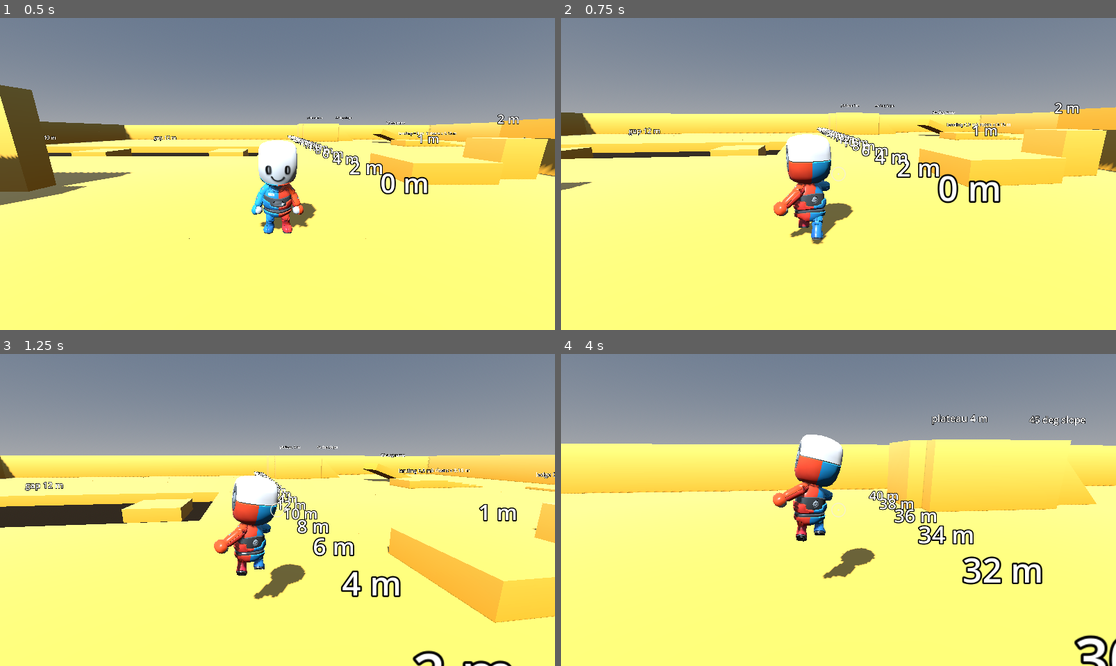
Above: before the commit, frames 1-4 (two rows, left to right).
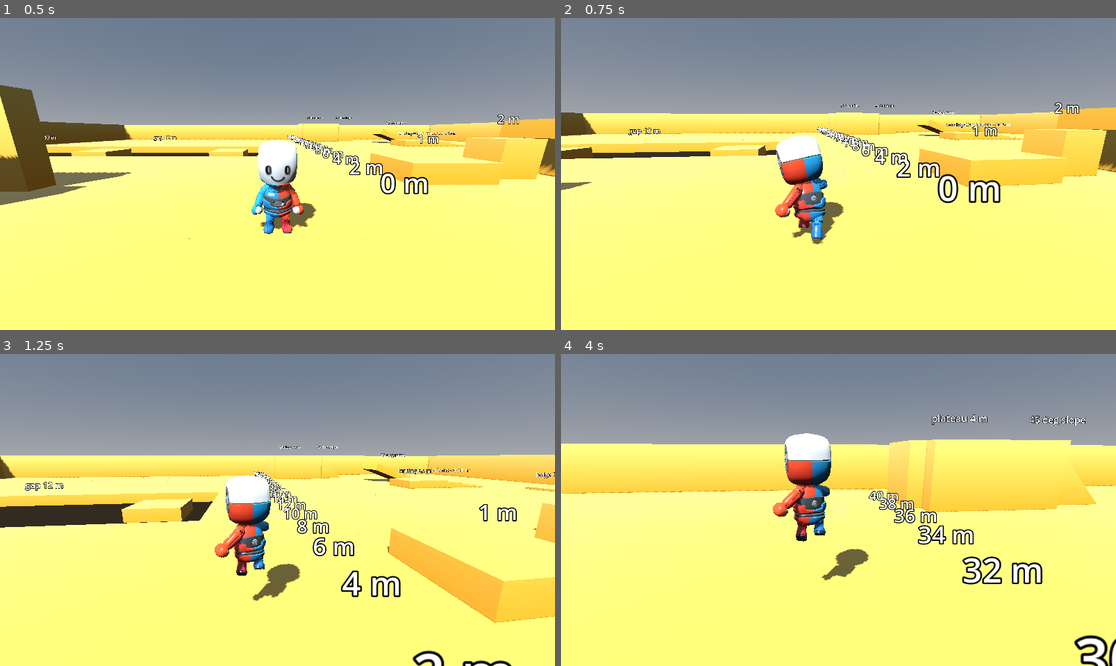
Above: after the commit, the same moments.

Repository: bistlaudio/Attimo
Game: Godot game, scene res://scenes/test/movement_gym.tscn
Two runs of this game, one before a commit and one after it. Both use one fixed random seed, a clock stepped at 60 frames per second and the inputs below.
Inputs (mouse positions are in pixels of both pictures, inside the frame that each line leads up to):
- Up to frame 1 (0.5 s): no input
- Up to frame 2 (0.75 s): tap Enter at 0.5 s; move the mouse to (866, 174) at 0.52 s; hold W (move_forward) from 0.53 s (still down); hold Right mouse button (aim) from 0.53 s (still down); click (866, 174) at 0.67 s
- Up to frame 3 (1.25 s): keep holding W (move_forward); keep holding Right mouse button (aim); tap Space (jump) at 0.77 s
- Up to frame 4 (4 s): keep holding W (move_forward); move the mouse to (810, 510) at 1.27 s; release Right mouse button (aim) at 1.28 s; right-click (810, 510) at 1.35 s; tap Space (jump) at 1.52, 3.02, 3.77 s; move the mouse to (849, 503) at 2.02 s; hold Middle mouse button (camera_recenter) 2.03-2.78 s; right-click (849, 503) at 2.3 s; move the mouse to (832, 516) at 2.77 s; tap Shift (dash) at 2.85 s; click (832, 516) at 2.92 s; right-click (832, 516) at 3.05 s; move the mouse to (877, 513) at 3.52 s; hold Right mouse button (aim) from 3.53 s (still down); tap E (interact) at 3.6 s

Frame 1 is identical in both runs. In frame 2, 1.4% of the frame differs, in the area x 38-53%, y 37-71%; in frame 3, 1.2%; in frame 4, 1.9%, in the area x 38-57%, y 25-73%.

Commit message:
fix(aim): torso only twists about the vertical axis, no backward bow
The arm solver let spine and chest rotate up to 70 degrees in any direction,
so aiming bent the body backwards into an arc. The torso now takes only yaw;
pitch and roll go to the right upper arm.

Co-Authored-By: Claude Opus 5.5 <noreply@anthropic.com>

Diff:
--- a/attimo/scripts/player/aim_pose_modifier.gd
+++ b/attimo/scripts/player/aim_pose_modifier.gd
@@ -84,18 +84,21 @@
 		return
 	last_target_dir = want
 
-	# Torso: the spine takes its share of the budgeted rotation, then the chest takes the rest toward the target.
-	var needed: Quaternion = rotation_between(_arm(skeleton, upper_arm, hand), want)
-	var budget: float = minf(needed.get_angle(), deg_to_rad(max_twist_deg))
-	var spine_rot: Quaternion = _toward(needed, budget * spine_share)
-	_rotate(skeleton, spine, spine_rot)
+	# Torso: a twist about the vertical axis only (developer 2026-11-18: a free torso rotation bent the body backwards
+	# into a bow when aiming). The spine takes its share of the budgeted yaw, the chest the rest; pitch and roll are left
+	# to the upper arm below, so the body stays upright at any camera pitch.
+	var yaw_needed: float = _yaw_between(_arm(skeleton, upper_arm, hand), want)
+	var budget: float = minf(absf(yaw_needed), deg_to_rad(max_twist_deg))
+	var spine_angle: float = signf(yaw_needed) * budget * spine_share
+	_rotate(skeleton, spine, Quaternion(Vector3.UP, spine_angle))
 	want = _want(skeleton, upper_arm, point)
 	if want == Vector3.ZERO:
 		return
-	var chest_budget: float = maxf(budget - spine_rot.get_angle(), 0.0)
-	var chest_rot: Quaternion = _toward(rotation_between(_arm(skeleton, upper_arm, hand), want), chest_budget)
-	_rotate(skeleton, chest, chest_rot)
-	last_twist_deg = rad_to_deg(spine_rot.get_angle() + chest_rot.get_angle())
+	var chest_needed: float = _yaw_between(_arm(skeleton, upper_arm, hand), want)
+	var chest_budget: float = maxf(budget - absf(spine_angle), 0.0)
+	var chest_angle: float = clampf(chest_needed, -chest_budget, chest_budget)
+	_rotate(skeleton, chest, Quaternion(Vector3.UP, chest_angle))
+	last_twist_deg = rad_to_deg(absf(spine_angle) + absf(chest_angle))
 
 	# Residual: the upper arm turns about the shoulder, so the shoulder-to-hand direction reaches the target even
 	# when the torso budget ran out (A-08-1). The shoulder stays where it is, so the target direction stays valid.
@@ -117,6 +120,17 @@
 ## Skeleton-space direction from the right shoulder to the right hand.
 func _arm(skeleton: Skeleton3D, upper_arm: int, hand: int) -> Vector3:
 	return (skeleton.get_bone_global_pose(hand).origin - skeleton.get_bone_global_pose(upper_arm).origin).normalized()
+
+
+## Signed angle in radians about skeleton-space +Y that turns the horizontal part of `from` onto that of `to`; 0 when
+## either is (nearly) vertical.
+static func _yaw_between(from: Vector3, to: Vector3) -> float:
+	var a: Vector2 = Vector2(from.x, from.z)
+	var b: Vector2 = Vector2(to.x, to.z)
+	if a.length_squared() < 0.0001 or b.length_squared() < 0.0001:
+		return 0.0
+	# Rotation about +Y by angle t maps (x, z) to (x cos t + z sin t, -x sin t + z cos t).
+	return atan2(a.x * b.y - a.y * b.x, a.dot(b)) * -1.0
 
 
 ## `turn` shortened (about the same axis) to at most `max_angle` radians.
